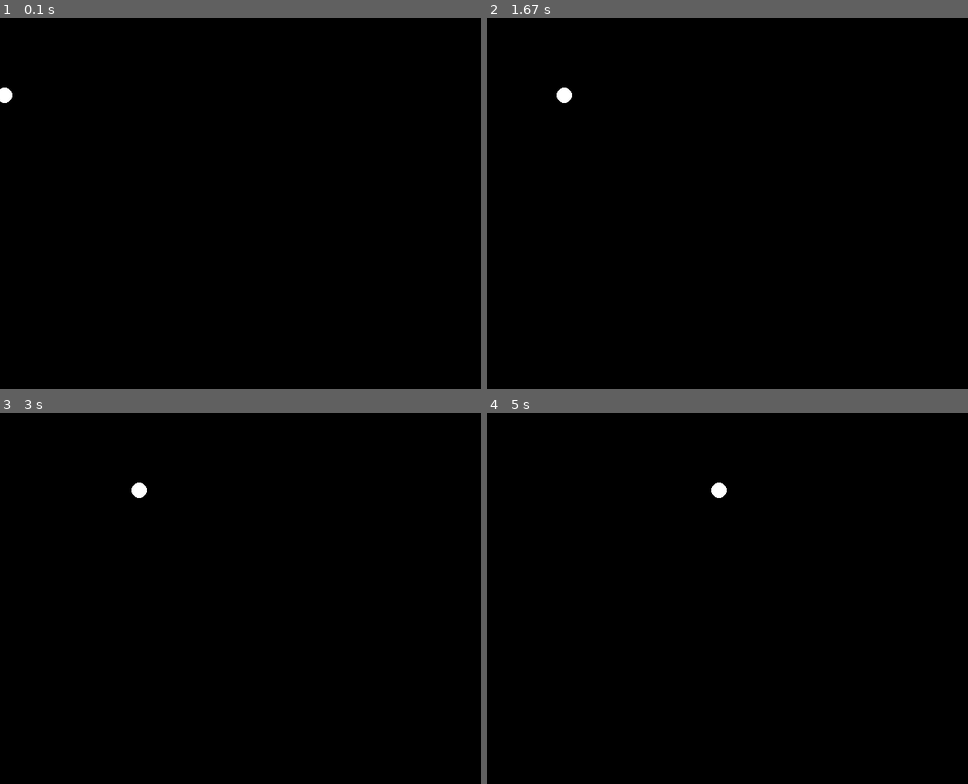
Above: before the commit, frames 1-4 (two rows, left to right).
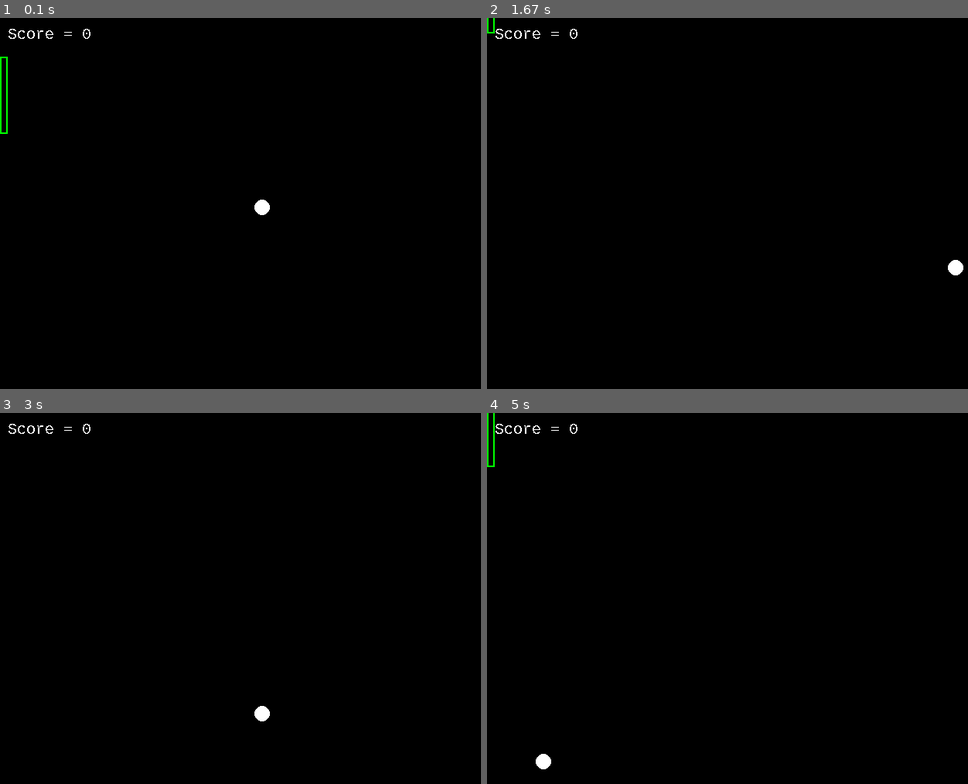
Above: after the commit, the same moments.

Repository: jittat/pygame-squash2
Game: pygame game, started from main.py
The game is run twice, just before and just after one commit, with the same random seed, the same clock (stepped at 60 frames per second) and the same inputs. The source is Python 2; it was converted automatically to run under Python 3.
Inputs:
- Up to frame 1 (0.1 s): no input
- Up to frame 2 (1.67 s): hold Up 0.33-0.8 s; hold Down 0.83-1.13 s; hold Up 1.17-1.53 s; hold Down from 1.57 s (still down)
- Up to frame 3 (3 s): release Down at 1.93 s; hold Up 1.97-2.27 s; hold Down 2.3-2.6 s; hold Up from 2.63 s (still down)
- Up to frame 4 (5 s): release Up at 3 s; hold Down 3.03-3.4 s; hold Up 3.43-3.73 s; hold Down 3.77-4.07 s; hold Up 4.1-4.47 s; hold Down 4.5-4.87 s; hold Up from 4.9 s (still down)

The runs differ from the first frame. In frame 1, 0.4% of the frame differs, in the area x 0-57%, y 2-54%; in frame 2, 0.3%; in frame 3, 0.3%; in frame 4, 0.4%.

Commit message:
added player and ball

Diff:
--- /dev/null
+++ b/elements.py
@@ -0,0 +1,56 @@
+import pygame
+from pygame.locals import *
+
+class Ball(object):
+
+    def __init__(self, radius, color, pos, speed=(100,0)):
+        (self.x, self.y) = pos
+        (self.vx, self.vy) = speed
+        self.radius = radius
+        self.color = color
+
+    def bounce_player(self):
+        self.vx = abs(self.vx) # bounce ball back
+
+    def move(self, delta_t, display, player):
+        global score, game_over
+        self.x += self.vx*delta_t
+        self.y += self.vy*delta_t
+
+        # make ball bounce if hitting wall
+        if self.x < self.radius:
+            self.vx = abs(self.vx)
+            game_over = True # game over when ball hits left wall
+        if self.y < self.radius:
+            self.vy = abs(self.vy)
+        if self.x > display.get_width()-self.radius:
+            self.vx = -abs(self.vx)
+        if self.y > display.get_height()-self.radius:
+            self.vy = -abs(self.vy)
+
+    def render(self, surface):
+        pos = (int(self.x),int(self.y))
+        pygame.draw.circle(surface, self.color, pos, self.radius, 0)
+
+#########################################
+class Player(object):
+
+    THICKNESS = 10
+
+    def __init__(self, pos, color, width=100):
+        self.width = width
+        self.pos = pos
+        self.color = color
+
+    def can_hit(self, ball):
+        return self.pos-self.width/2.0 < ball.y < self.pos+self.width/2.0 \
+            and ball.x-ball.radius < self.THICKNESS
+
+    def render(self, surface):
+        pygame.draw.rect(surface,
+                         self.color,
+                         pygame.Rect(0,
+                                     self.pos - self.width/2.0,
+                                     self.THICKNESS,
+                                     self.width),
+                         2)
--- a/gamelib.py
+++ b/gamelib.py
@@ -21,6 +21,7 @@
         self.surface = pygame.display.set_mode(self.window_size)
         pygame.display.set_caption(self.title)
         self.font = pygame.font.SysFont("monospace", 20)
+        print 'yeah'
 
     def __handle_events(self):
         for event in pygame.event.get():
--- a/main.py
+++ b/main.py
@@ -2,27 +2,50 @@
 from pygame.locals import *
 
 import gamelib
+from elements import Ball, Player
 
 class SquashGame(gamelib.SimpleGame):
     BLACK = pygame.Color('black')
     WHITE = pygame.Color('white')
+    GREEN = pygame.Color('green')
 
     def __init__(self):
         super(SquashGame, self).__init__('Squash', SquashGame.BLACK)
-        self.x = 0
+        self.ball = Ball(radius=10,
+                         color=SquashGame.WHITE,
+                         pos=(self.window_size[0]/2,
+                              self.window_size[1]/2),
+                         speed=(200,50))
+        self.player = Player(pos=100,
+                             color=SquashGame.GREEN)
+        self.score = 0
 
-    def on_key_up(self,k):
-        print 'UP: ',k
 
-    def on_key_down(self,k):
-        print 'DOWN: ',k
+    def init(self):
+        super(SquashGame, self).init()
+        self.render_score()
 
     def update(self):
-        self.x += 1
+        self.ball.move(1./self.fps, self.surface, self.player)
+
+        if pygame.key.get_pressed()[K_UP]:
+            self.player.pos -= 5
+        elif pygame.key.get_pressed()[K_DOWN]:
+            self.player.pos += 5
+
+        if self.player.can_hit(self.ball):
+            self.score += 1
+            self.render_score()
+            print "HIT"
+            self.ball.bounce_player()
+
+    def render_score(self):
+        self.score_image = self.font.render("Score = %d" % self.score, 0, SquashGame.WHITE)
 
     def render(self, surface):
-        pygame.draw.circle(surface, SquashGame.WHITE, (self.x, 100), 10, 0)
-
+        self.ball.render(surface)
+        self.player.render(surface)
+        surface.blit(self.score_image, (10,10))
 
 def main():
     game = SquashGame()
